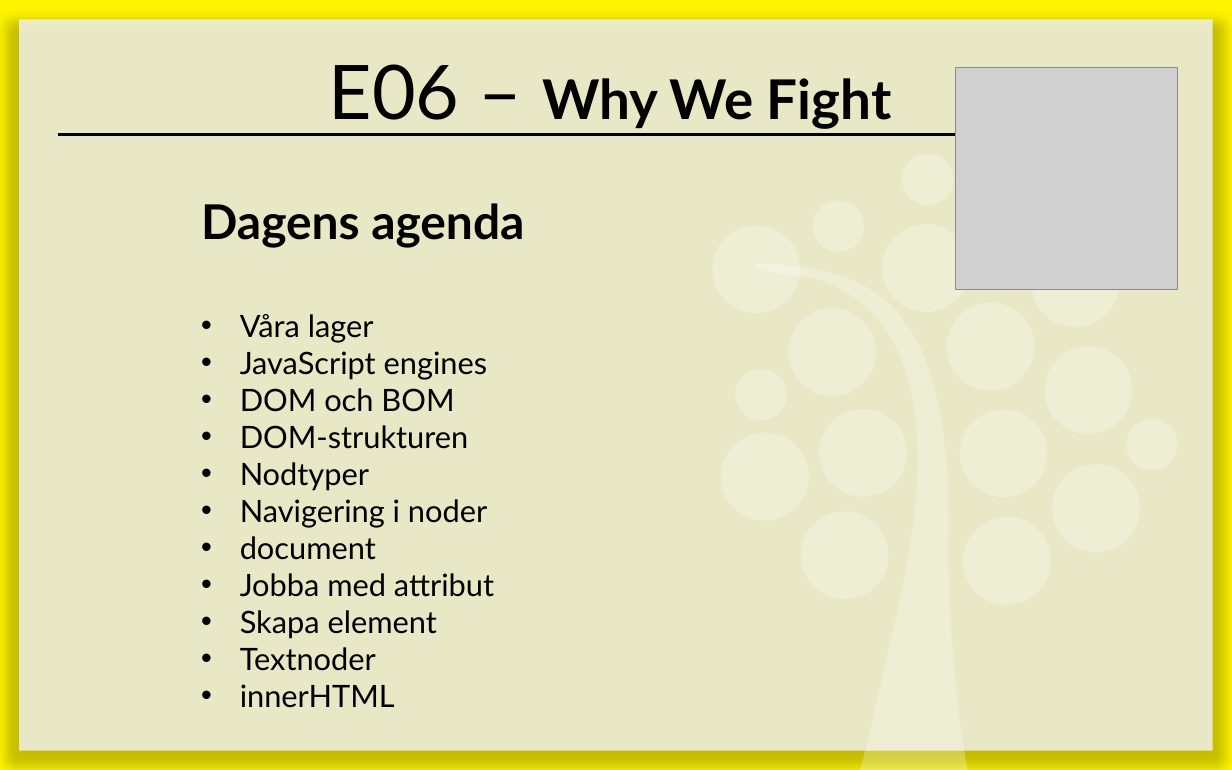
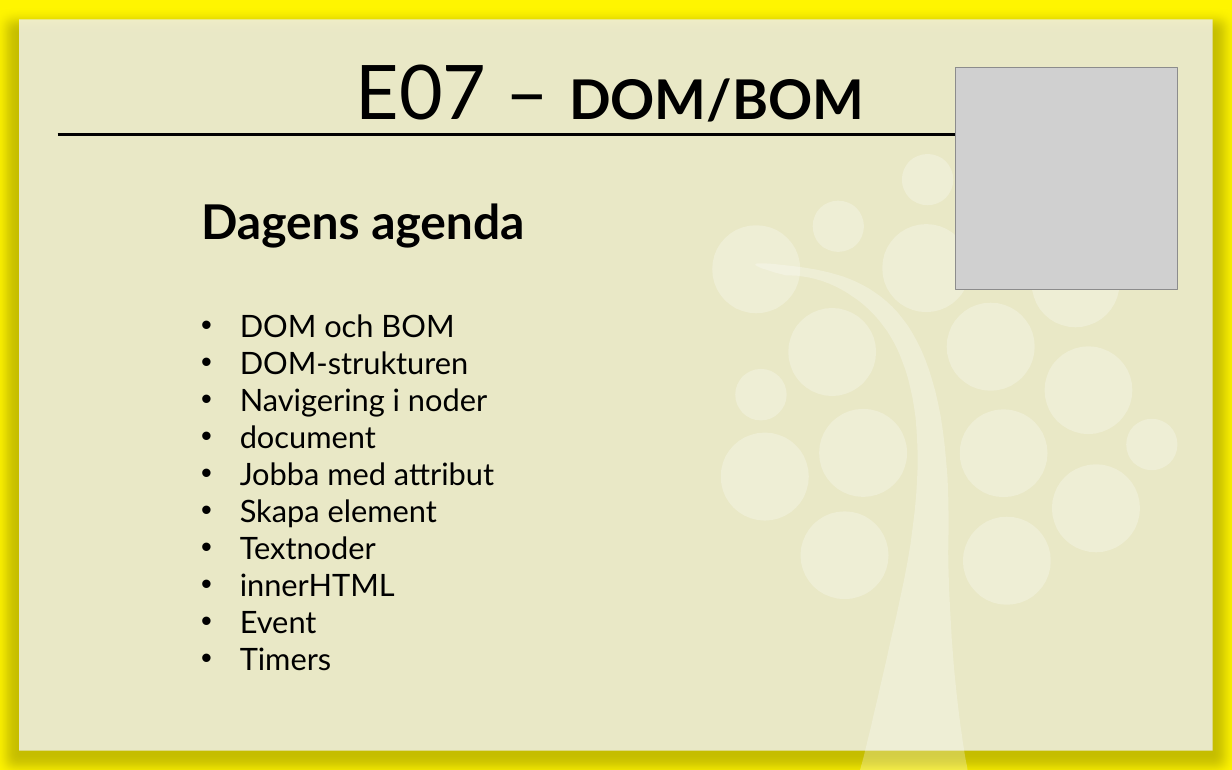
Before and after one commit to 1dv435/Kursmaterial, a slide deck: slide 2 of Föreläsningar/F07 - DOM.pptx. Drawn at 1232x770 pixels with LibreOffice and Linux fonts; fonts in the diff are those of the drawing; grey boxes stand for pictures. Boxes give left, top, right and bottom in pixels: in the first picture for what was removed or moved away, otherwise in the second. Text is boxed around its words. In the diff, an @@ line names an element or a change of style, - is before the commit and + after.

```diff
--- a/Föreläsningar/F07 - DOM.pptx
+++ b/Föreläsningar/F07 - DOM.pptx
@@ title at (356, 64, 864, 122): text changed @@
-E06 – Why We Fight
+E07 – DOM/BOM
@@ text at (240, 314, 488, 380): paragraphs removed @@
-• Våra lager
-• JavaScript engines
@@ text at (240, 462, 369, 491): paragraph removed @@
-• Nodtyper
@@ text at (240, 611, 331, 671): paragraphs added @@
+• Event
+• Timers
```
Also in this commit, not shown: 9 other slides changed, 2 slides added, 40 slides removed.
